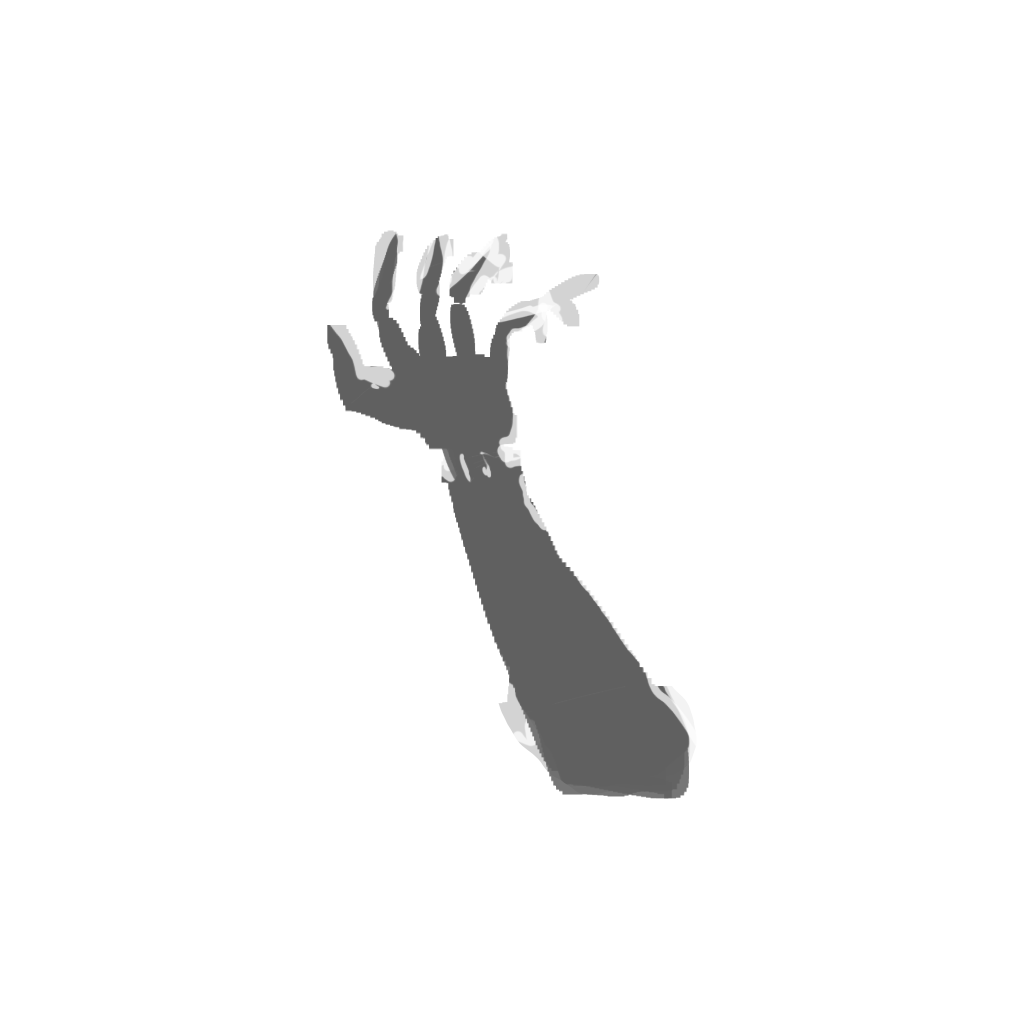
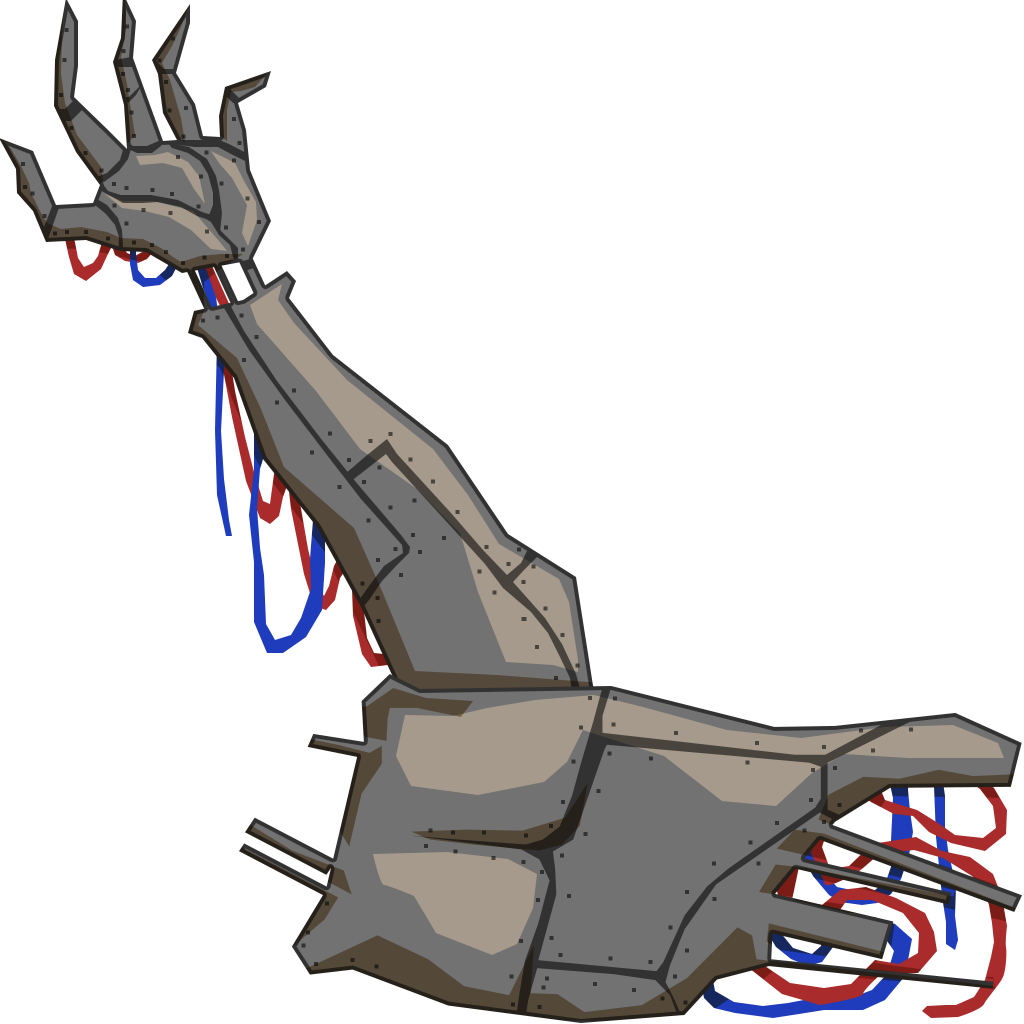
Layers edited between the first and the second (1024, 1024) image:
added layer "Shape 6" (overlay, 52%) above "Shape 2" over <box>105,151,1004,955</box>
added layer "Shape 2" (multiply) above "Group 3" over <box>239,688,1022,1022</box>
added group "Group 3" with 5 layers above "Group 1" over <box>239,664,1022,1023</box>
added layer "Layer 5" in group "Group 3" over <box>301,696,913,1009</box>
added layer "Shape 3" in group "Group 3" over <box>412,664,930,1023</box>
added layer "Rectangle 5" in group "Group 3" over <box>239,674,1022,1023</box>
added layer "Shape 4" in group "Group 3" over <box>749,749,1007,1018</box>
added layer "Shape 5" in group "Group 3" over <box>699,762,958,1018</box>
added group "Group 1" with 7 layers above "Layer 3" over <box>0,0,601,711</box>
added layer "Rectangle 4" (multiply, 99%) in group "Group 1" over <box>0,0,601,711</box>
added group "Group 2" with 5 layers in group "Group 1" over <box>0,0,594,699</box>
added layer "Layer 4" in group "Group 2" over <box>21,24,580,680</box>
added layer "Rectangle 2" in group "Group 2" over <box>37,55,582,699</box>
added layer "Rectangle 1" in group "Group 2" over <box>0,0,594,699</box>
added layer "Shape 1" in group "Group 2" over <box>130,229,325,653</box>
added layer "Rectangle 3" in group "Group 2" over <box>64,191,398,667</box>
hid "Layer 2", opacity 100% → 90%, painted on it over <box>1,0,697,799</box>
